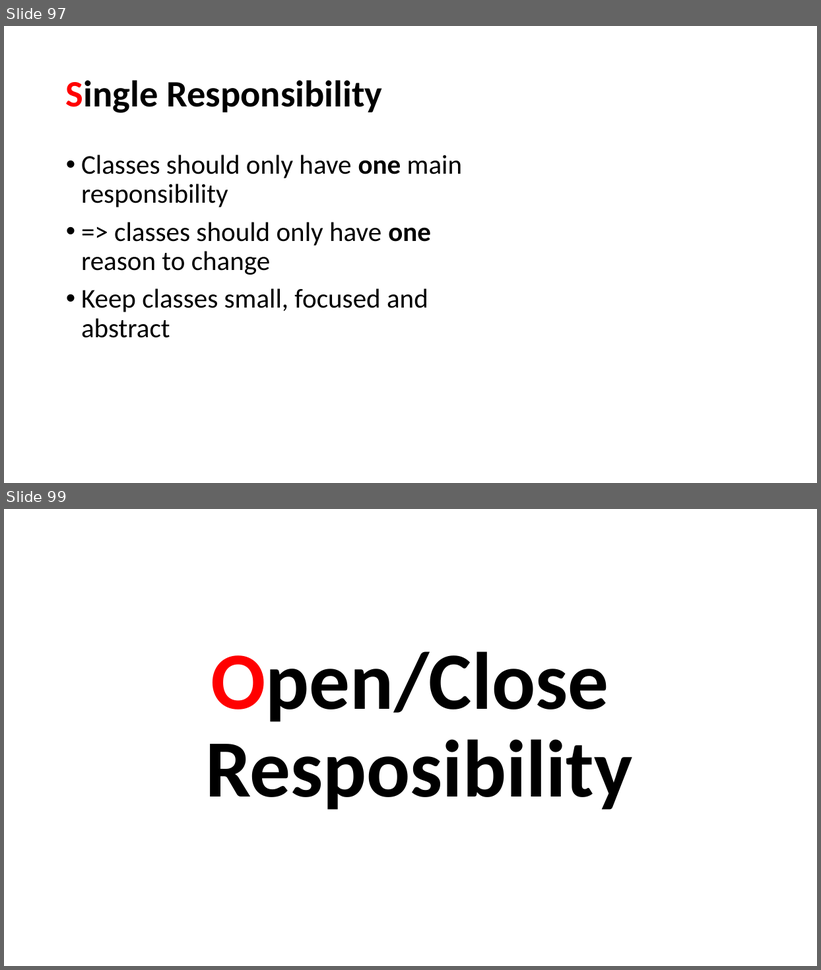
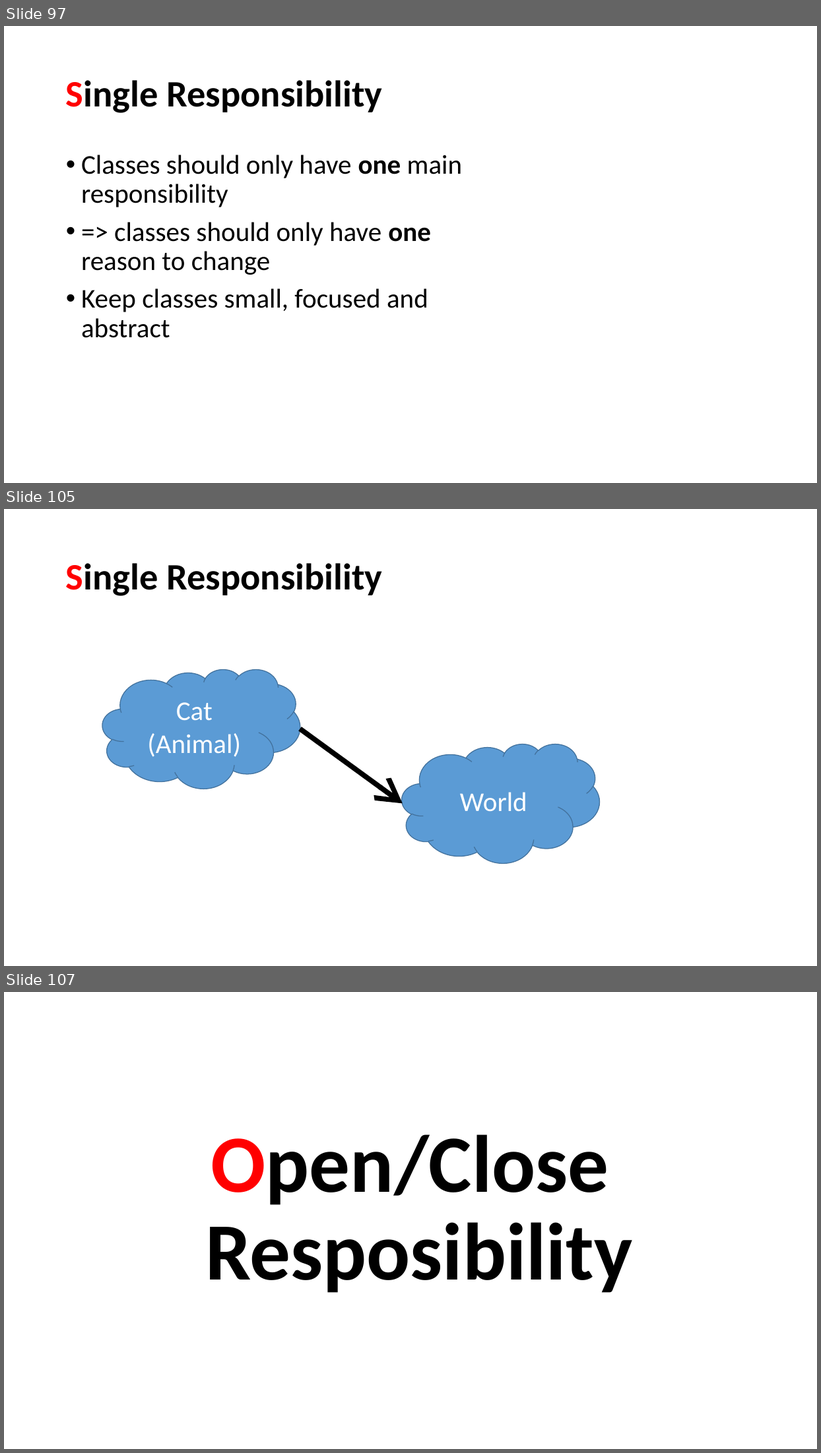
Before and after one commit to perl-easj/OOProg, a slide deck: Chap/SOLID/Presentations/SOLID.pptx. Shown one above the other, each under a label of ours: slides 97 and 99 before the commit, slides 97, 105 and 107 after it; the slides between them are not shown. The pictures are 821x970 and 821x1453 pixels, drawn with LibreOffice and Linux fonts; fonts in the diff are those of the drawing. Boxes give left, top, right and bottom in pixels: in the first picture for what was removed or moved away, otherwise in the second. Text is boxed around its words. In the diff, an @@ line names an element or a change of style, - is before the commit and + after.

```diff
--- a/Chap/SOLID/Presentations/SOLID.pptx
+++ b/Chap/SOLID/Presentations/SOLID.pptx
@@ slide 105 added at [4,509,817,966], background #FFFFFF @@
@@ title added at [66,563,382,596], 44 pt, text #000000, bold @@
+Single Responsibility
@@ cloud added at [102,669,300,789], fill #5B9BD5, outline #43739E 1 pt, 32 pt, text #FFFFFF @@
+Cat (Animal)
@@ arrow added from (300, 729) to (403, 803), #000000 6 pt @@
@@ cloud added at [402,744,599,863], fill #5B9BD5, outline #43739E 1 pt, 32 pt, text #FFFFFF @@
+World
@@ what was slide 99 is now slide 107 @@
```
Also in this commit, not shown: 3 slides changed, 46 other slides added, 1 slide removed, 25 other files.
